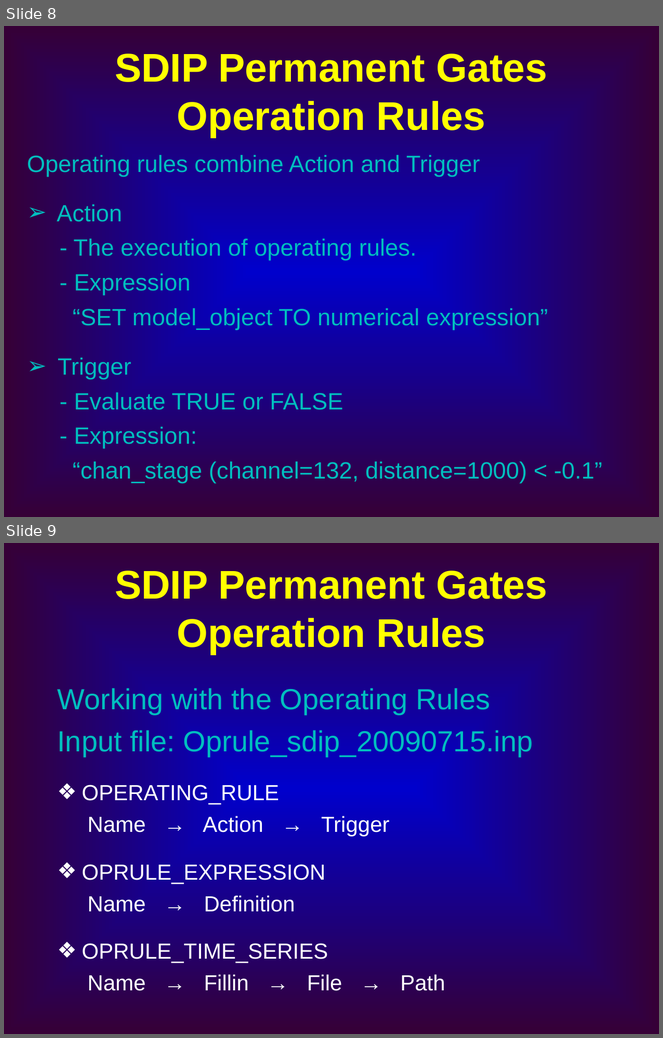
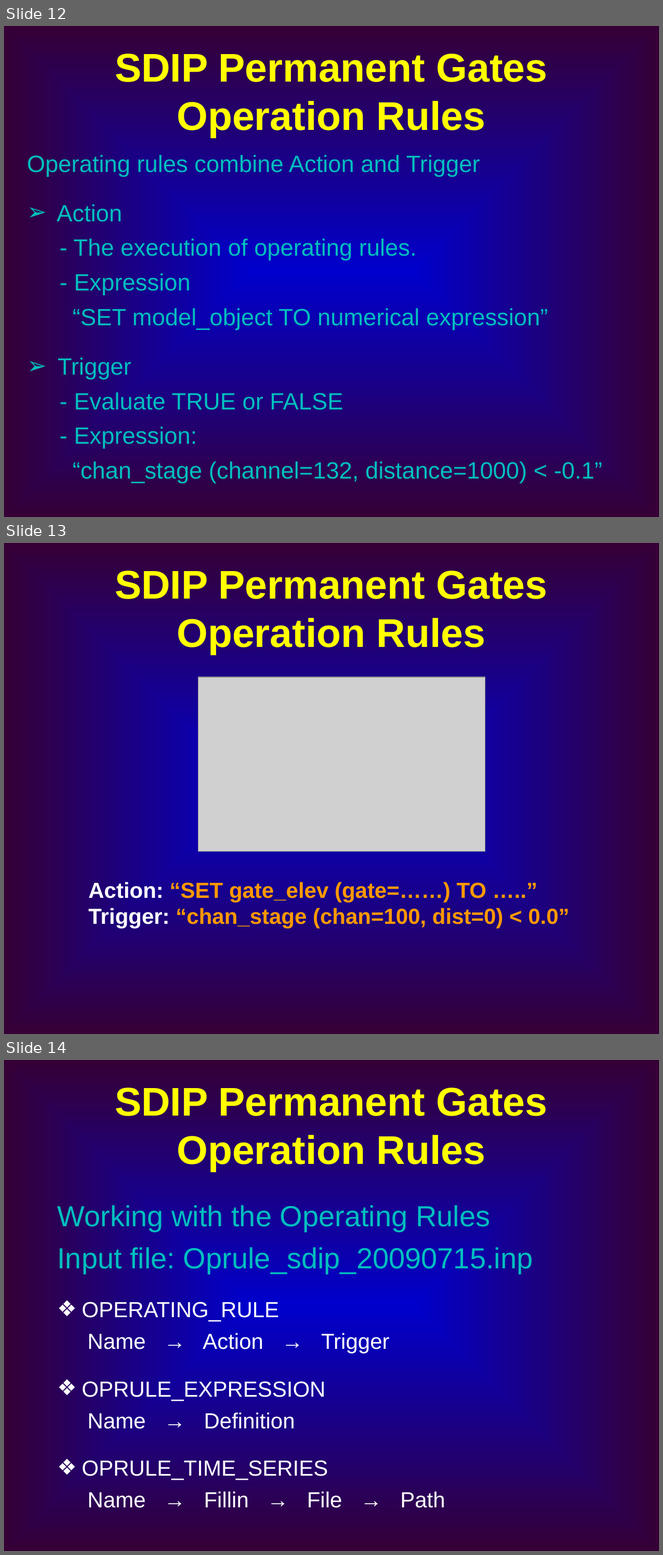
Before and after one commit to CADWRDeltaModeling/dsm2, a slide deck: dsm2/presentations/DSM2 Operting Rule.ppt. Shown one above the other, each under a label of ours: slides 8 and 9 before the commit, slides 12, 13 and 14 after it. The pictures are 663x1038 and 663x1555 pixels, drawn with LibreOffice and Linux fonts; fonts in the diff are those of the drawing; grey boxes stand for pictures. Boxes give left, top, right and bottom in pixels: in the first picture for what was removed or moved away, otherwise in the second. Text is boxed around its words. In the diff, an @@ line names an element or a change of style, - is before the commit and + after.

```diff
--- a/dsm2/presentations/DSM2 Operting Rule.ppt
+++ b/dsm2/presentations/DSM2 Operting Rule.ppt
@@ slide 13 added at [4, 543, 659, 1034], background gradient #0000CC to #360036 @@
@@ title added at [115, 571, 548, 655], 44 pt, text #FFFF00, bold @@
+SDIP Permanent Gates Operation Rules
@@ picture added at [198, 677, 486, 852] @@
@@ text added at [88, 882, 569, 928], 24 pt, text #FF9900, bold @@
+Action: “SET gate_elev (gate=……) TO …..”
+Trigger: “chan_stage (chan=100, dist=0) < 0.0”
@@ what was slide 8 is now slide 12 @@
@@ what was slide 9 is now slide 14 @@
```
Also in this commit, not shown: 9 slides changed, 4 other slides added.
